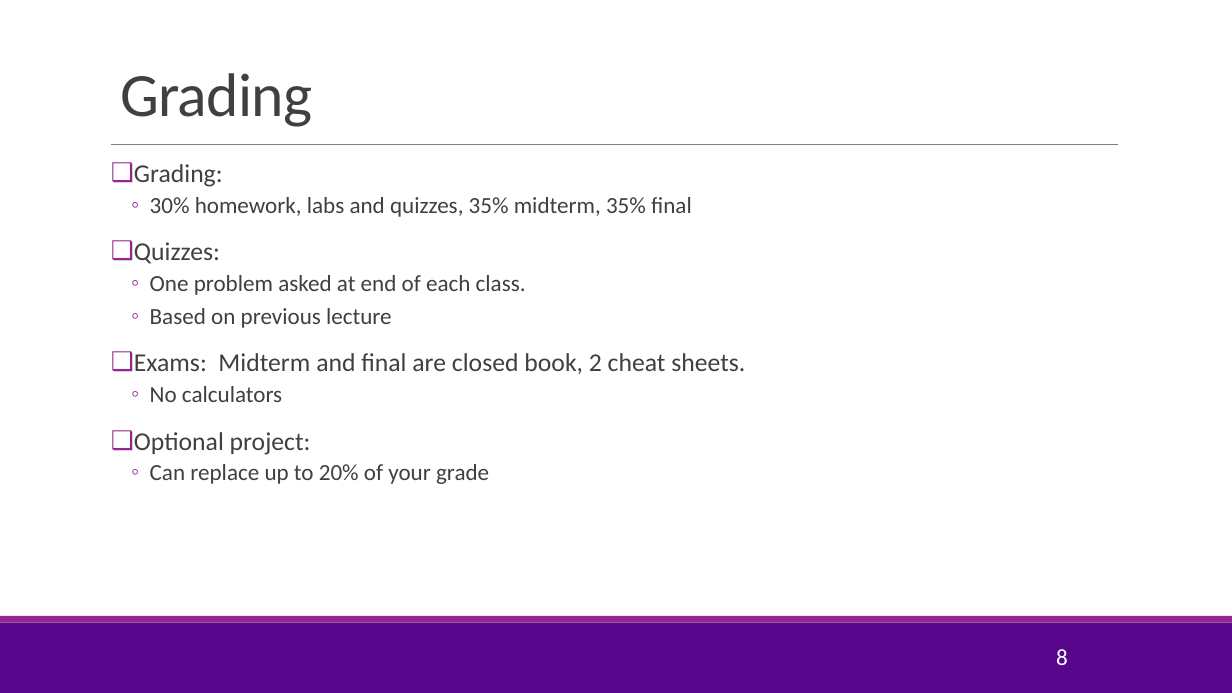
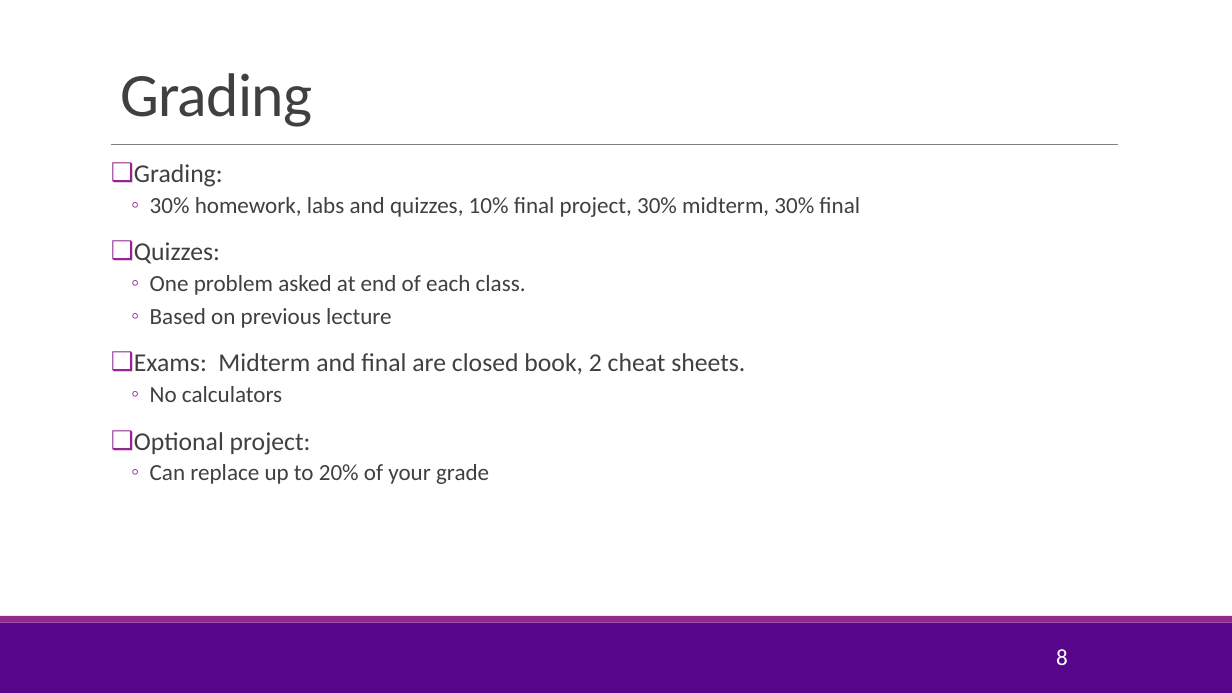
Before and after one commit to sdrangan/digitalcomm, a slide deck: slide 8 of Lectures/CourseAdmin.pptx. Drawn at 1232x693 pixels with LibreOffice and Linux fonts; fonts in the diff are those of the drawing; background and template pictures are left out. Boxes give left, top, right and bottom in pixels: in the first picture for what was removed or moved away, otherwise in the second. Text is boxed around its words. In the diff, an @@ line names an element or a change of style, - is before the commit and + after.

```diff
--- a/Lectures/CourseAdmin.pptx
+++ b/Lectures/CourseAdmin.pptx
@@ text at (x1=150, y1=197, x2=860, y2=217): text changed @@
-  ◦ 30% homework, labs and quizzes, 35% midterm, 35% final
+  ◦ 30% homework, labs and quizzes, 10% final project, 30% midterm, 30% final
```
Also in this commit, not shown: 3 other slides changed, 7 other files.
